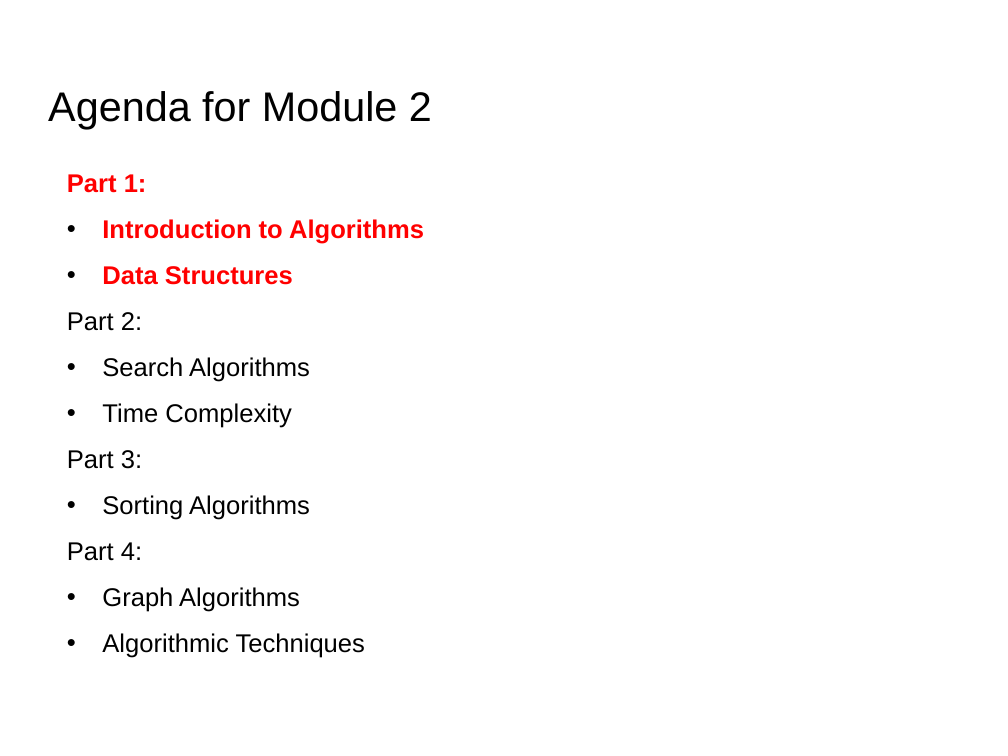
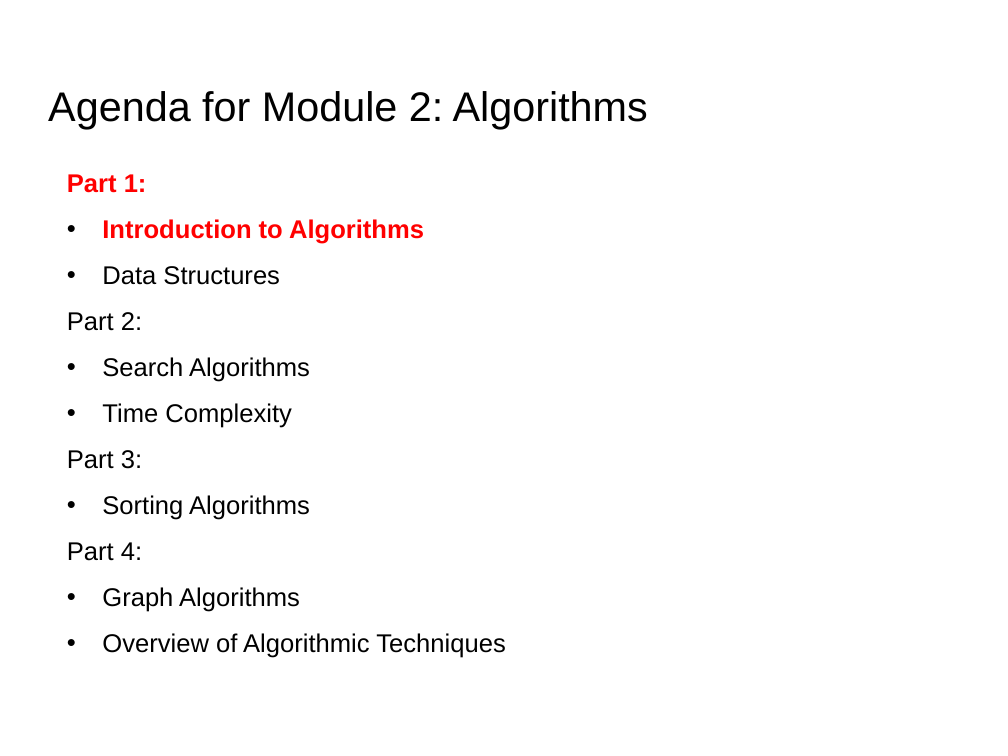
Before and after one commit to UCLA-LACC-21/M2_Algorithms, a slide deck: slide 4 of Algorithms_Module2_LACC21_part1.pptx. Drawn at 1008x756 pixels with LibreOffice and Linux fonts; fonts in the diff are those of the drawing. Boxes give left, top, right and bottom in pixels: in the first picture for what was removed or moved away, otherwise in the second. Text is boxed around its words. In the diff, an @@ line names an element or a change of style, - is before the commit and + after.

```diff
--- a/Algorithms_Module2_LACC21_part1.pptx
+++ b/Algorithms_Module2_LACC21_part1.pptx
@@ title at <box>48,91,648,129</box>: text changed @@
-Agenda for Module 2
+Agenda for Module 2: Algorithms
@@ text at <box>102,266,280,285</box>: text colour #FF0000 to #000000, bold off in "Data Structures" @@
@@ text at <box>102,633,505,658</box>: text changed @@
-• Algorithmic Techniques
+• Overview of Algorithmic Techniques
```
Also in this commit, not shown: 6 other slides changed, 6 slides added, 1 slide removed, 1 other file.
